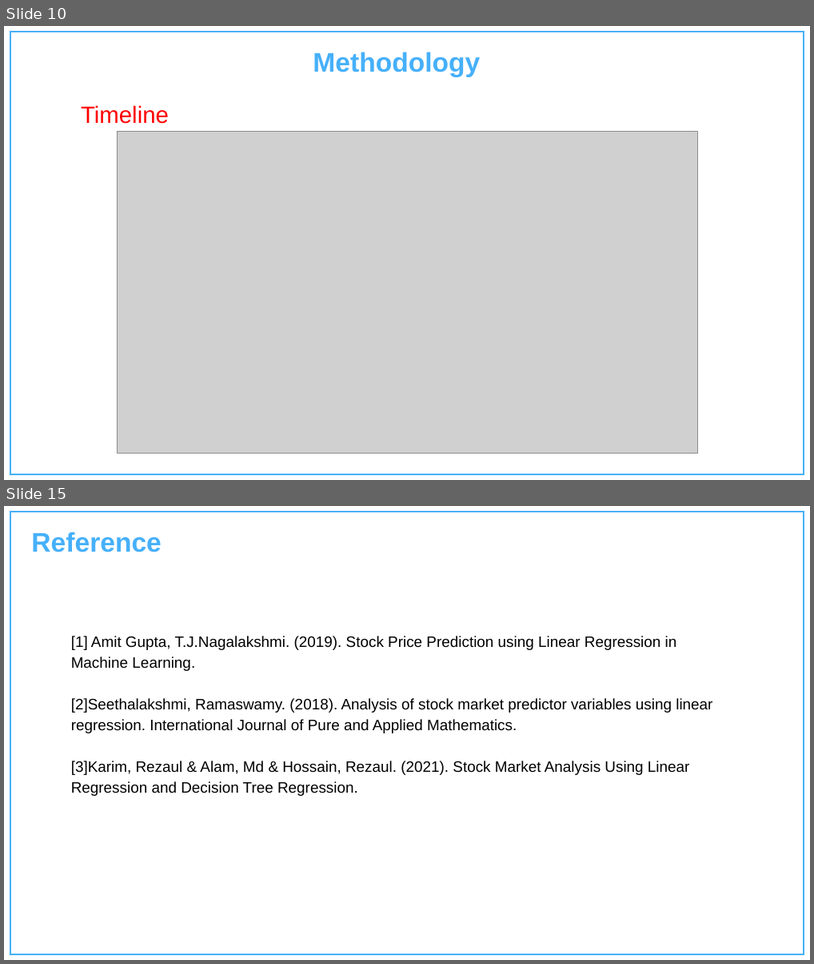
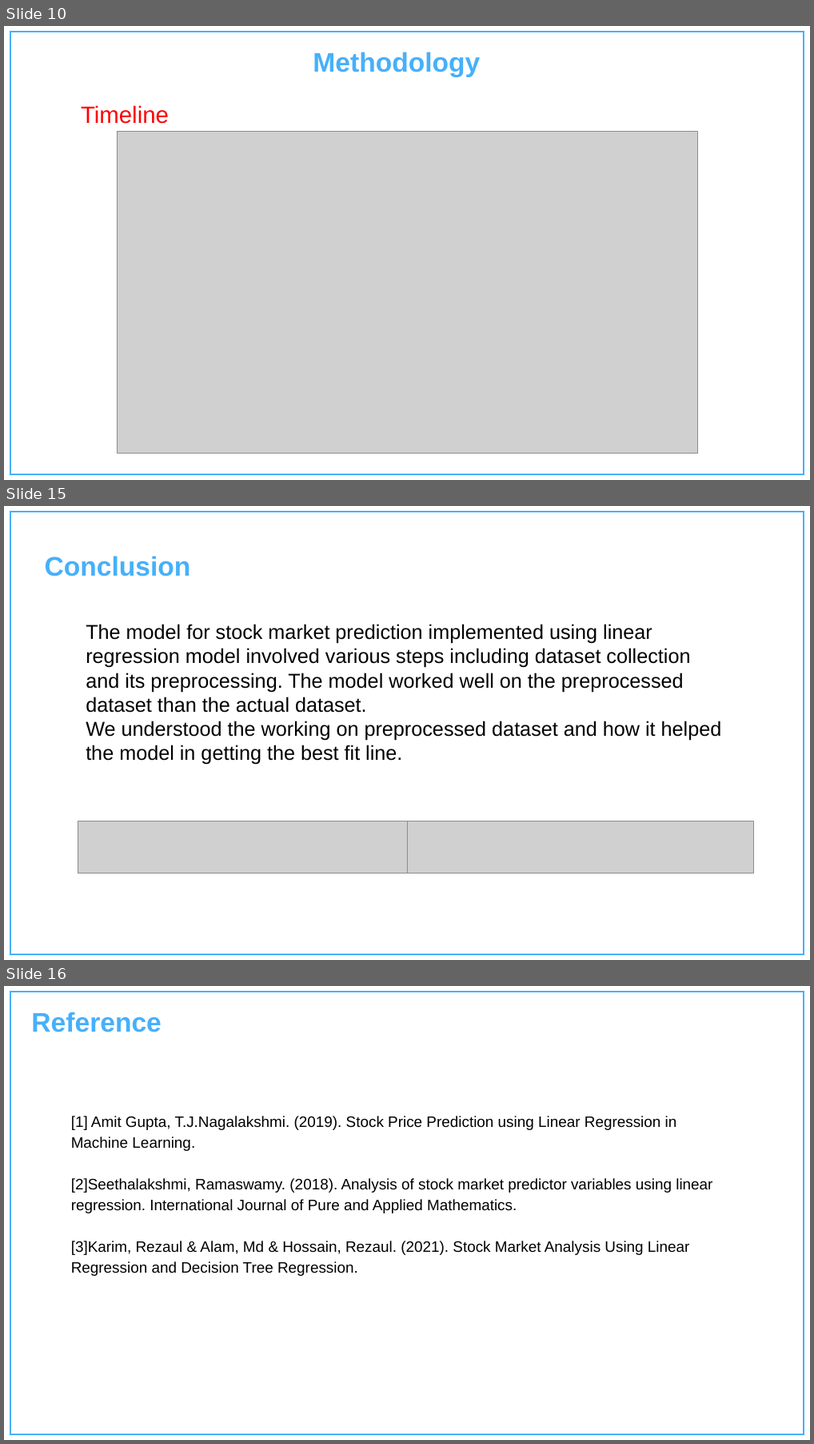
Before and after one commit to Charu-2718/TradeHelp, a slide deck: Documentation/Presentation.pptx. Shown one above the other, each under a label of ours: slides 10 and 15 before the commit, slides 10, 15 and 16 after it; the slides between them are not shown. The pictures are 814x964 and 814x1444 pixels, drawn with LibreOffice and Linux fonts; fonts in the diff are those of the drawing; grey boxes stand for pictures; background and template pictures are left out. Boxes give left, top, right and bottom in pixels: in the first picture for what was removed or moved away, otherwise in the second. Text is boxed around its words. In the diff, an @@ line names an element or a change of style, - is before the commit and + after.

```diff
--- a/Documentation/Presentation.pptx
+++ b/Documentation/Presentation.pptx
@@ slide 15 added at [4,506,810,960], background #FFFFFF; not listed: 1 template element that a slide beside it also shows @@
@@ text added at [45,556,191,576], 32 pt, text #46B0FA, bold @@
+Conclusion
@@ text added at [86,624,722,764], 24 pt, text #000000 @@
+The model for stock market prediction implemented using linear regression model involved various steps including dataset collection and its preprocessing. The model worked well on the preprocessed dataset than the actual dataset.
+We understood the working on preprocessed dataset and how it helped the model in getting the best fit line.
@@ picture added at [78,821,407,872] @@
@@ picture added at [407,821,754,872] @@
@@ what was slide 15 is now slide 16 @@
```
Also in this commit, not shown: 3 slides changed, 3 other slides added, 3 slides removed, 1 other file.
